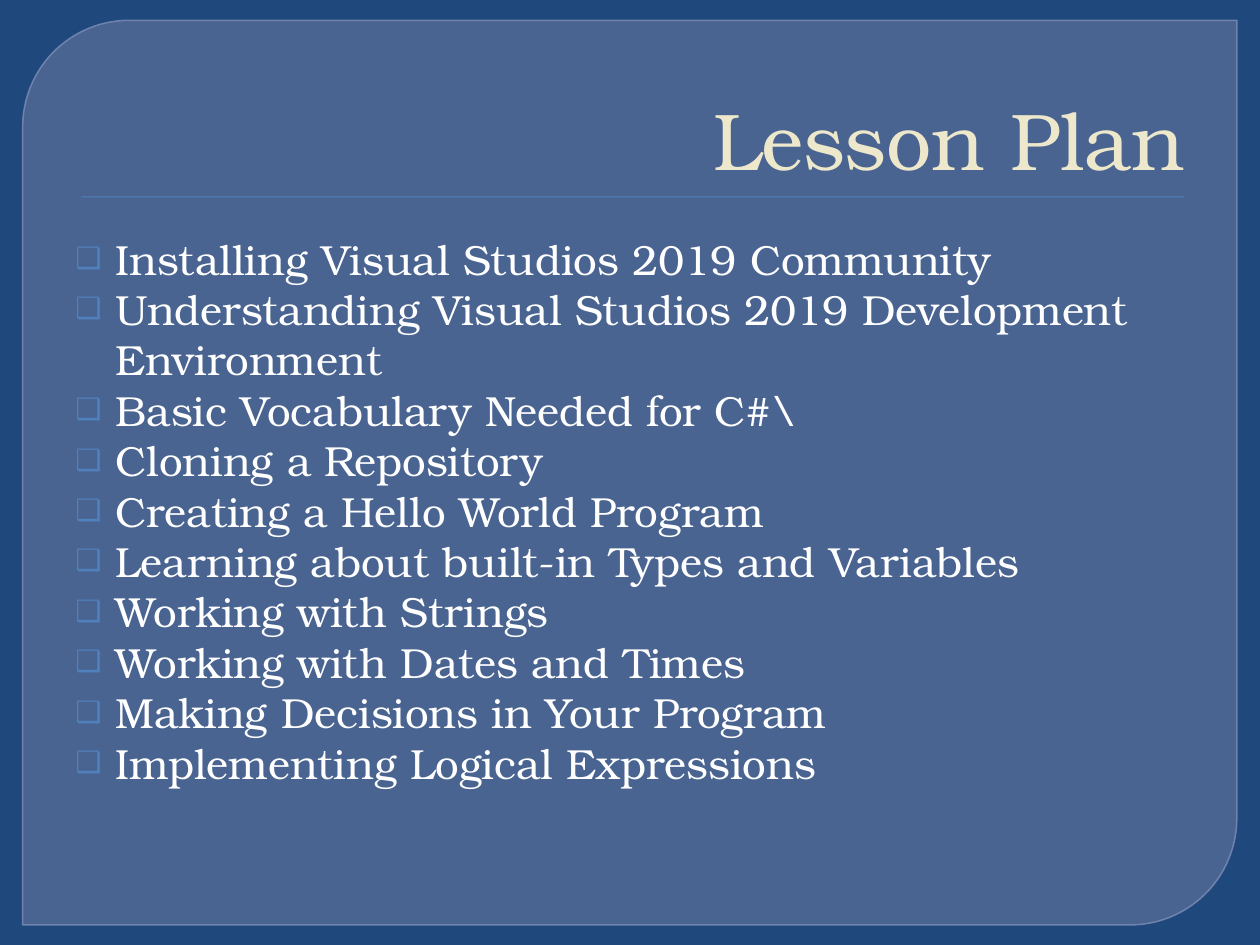
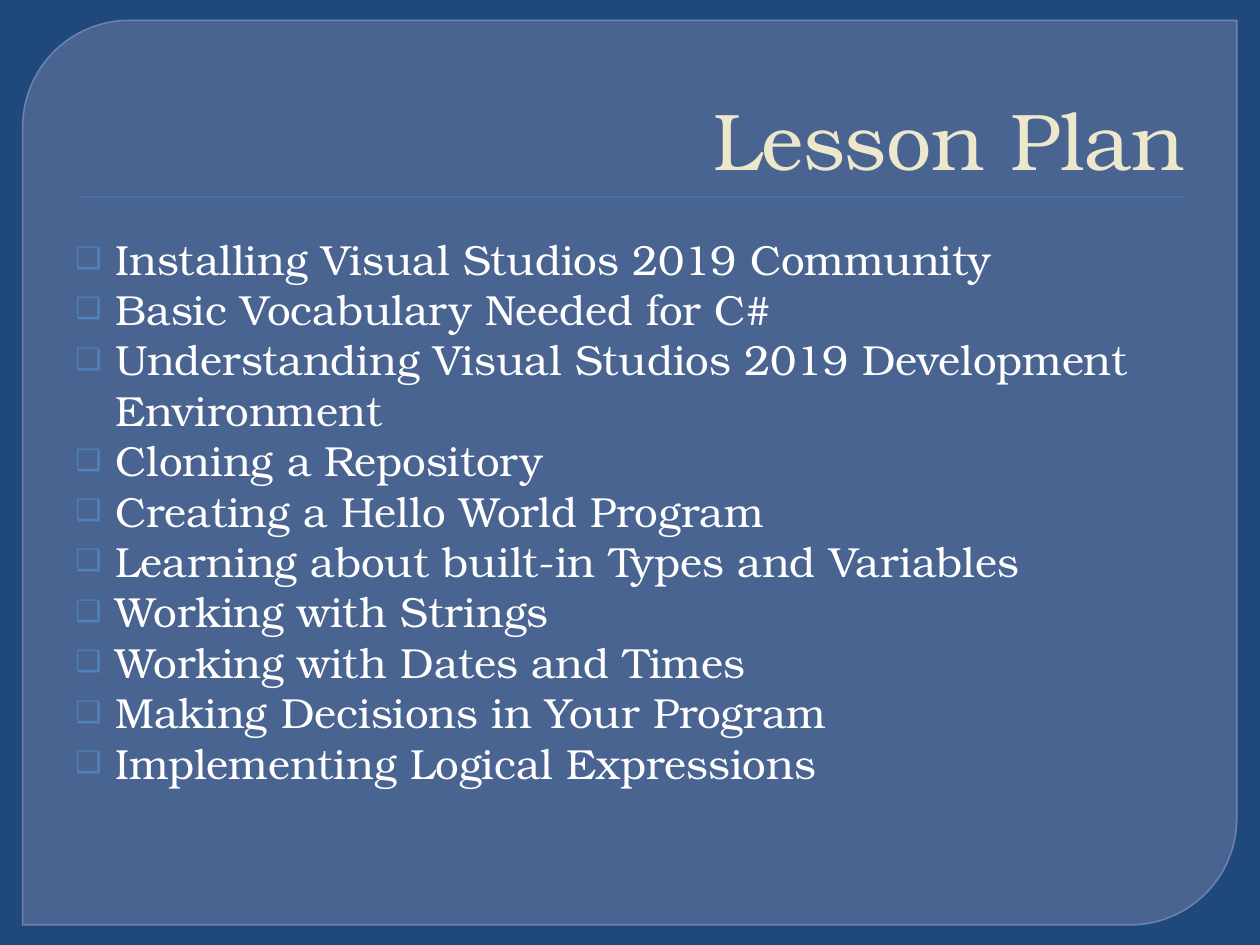
Before and after one commit to plwest-atmark/Aug31, a slide deck: slide 2 of IntroToProgramming/Introduction to C#.pptx. Drawn at 1260x945 pixels with LibreOffice and Linux fonts; fonts in the diff are those of the drawing. Boxes give left, top, right and bottom in pixels: in the first picture for what was removed or moved away, otherwise in the second. Text is boxed around its words. In the diff, an @@ line names an element or a change of style, - is before the commit and + after.

Commit message:
Updated PowerPoint to place the vocabulary prior to VS familiarlization. Also collapsed all regions in Program.cs for visibility on startup.

```diff
--- a/IntroToProgramming/Introduction to C#.pptx
+++ b/IntroToProgramming/Introduction to C#.pptx
@@ text at box(116, 294, 772, 335): paragraph added @@
+❑ Basic Vocabulary Needed for C#
@@ text at box(116, 395, 797, 436): paragraph removed @@
-❑ Basic Vocabulary Needed for C#\
```
Also in this commit, not shown: 1 other file.
